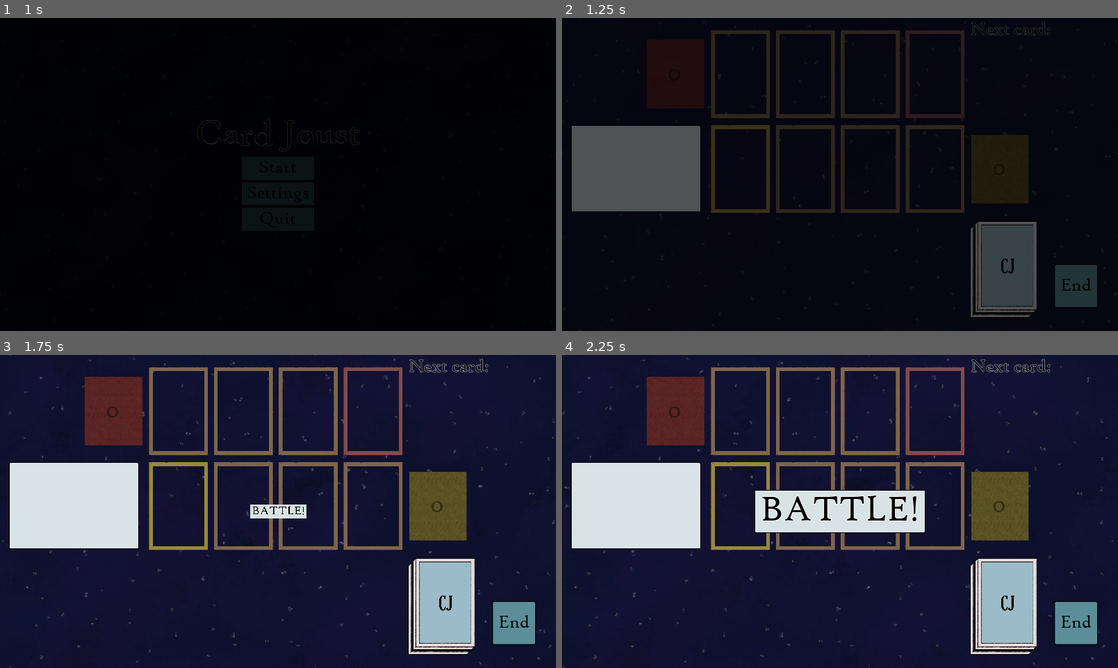
Above: before the commit, frames 1-4 (two rows, left to right).
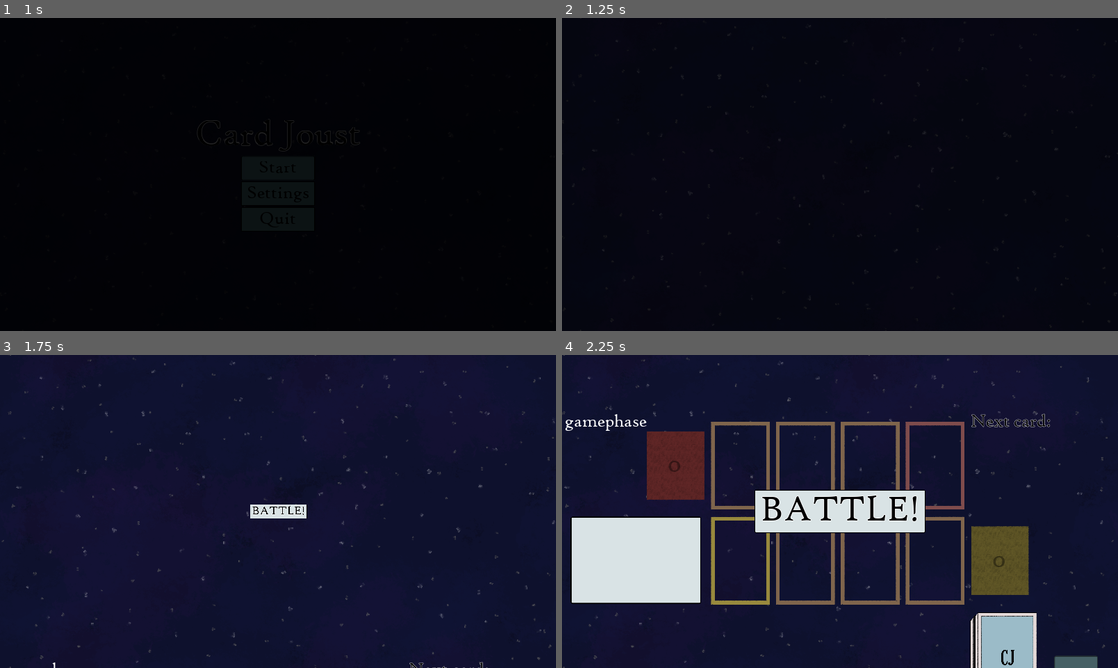
Above: after the commit, the same moments.

Repository: Mikroscopic/card-joust
Game: Godot game, scene res://scenes/scn_ui_main_menu.tscn
The game is run twice, just before and just after one commit, with the same random seed, the same clock (stepped at 60 frames per second) and the same inputs.
Inputs (mouse positions are in pixels of both pictures, inside the frame that each line leads up to):
- Up to frame 1 (1 s): click "Start" at 0.5 s
- Up to frame 2 (1.25 s): no input
- Up to frame 3 (1.75 s): click (511, 624) at 1.25 s, where only the run before the commit has a clickable "End"
- Up to frame 4 (2.25 s): click (1073, 624) at 2 s, where only the run before the commit has a clickable "End"

Frame 1 is identical in both runs. In frame 2, 20% of the frame differs, in the area x 1-97%, y 1-96%; in frame 3, 21%; in frame 4, 24%, in the area x 0-97%, y 1-100%.

Commit message:
Fine tune battle sequence animations

Diff:
--- a/objects/game_hand.tscn
+++ b/objects/game_hand.tscn
@@ -1,7 +1,27 @@
-[gd_scene load_steps=2 format=2]
+[gd_scene load_steps=3 format=2]
 
 [ext_resource path="res://scripts/scene_scripts/game_hand.gd" type="Script" id=1]
 
+[sub_resource type="Animation" id=1]
+resource_name = "slide_offscreen"
+length = 0.2
+tracks/0/type = "value"
+tracks/0/path = NodePath("Cards:position")
+tracks/0/interp = 2
+tracks/0/loop_wrap = true
+tracks/0/imported = false
+tracks/0/enabled = true
+tracks/0/keys = {
+"times": PoolRealArray( 0, 0.2 ),
+"transitions": PoolRealArray( -1.5, 1 ),
+"update": 0,
+"values": [ Vector2( 0, 0 ), Vector2( 0, 350 ) ]
+}
+
 [node name="Hand" type="Node2D"]
 script = ExtResource( 1 )
-margin = 120
+
+[node name="AnimationPlayer" type="AnimationPlayer" parent="."]
+anims/slide_offscreen = SubResource( 1 )
+
+[node name="Cards" type="Node2D" parent="."]
--- a/scenes/scn_card_battle.tscn
+++ b/scenes/scn_card_battle.tscn
@@ -14,7 +14,50 @@
 size = 32
 font_data = ExtResource( 8 )
 
+[sub_resource type="Animation" id=3]
+length = 0.001
+tracks/0/type = "value"
+tracks/0/path = NodePath("Camera2D:offset")
+tracks/0/interp = 1
+tracks/0/loop_wrap = true
+tracks/0/imported = false
+tracks/0/enabled = true
+tracks/0/keys = {
+"times": PoolRealArray( 0 ),
+"transitions": PoolRealArray( 1 ),
+"update": 0,
+"values": [ Vector2( 0, -1080 ) ]
+}
+
+[sub_resource type="Animation" id=2]
+resource_name = "scene_slide_in"
+tracks/0/type = "value"
+tracks/0/path = NodePath(".:position")
+tracks/0/interp = 2
+tracks/0/loop_wrap = true
+tracks/0/imported = false
+tracks/0/enabled = true
+tracks/0/keys = {
+"times": PoolRealArray( 0, 1 ),
+"transitions": PoolRealArray( -2, 1 ),
+"update": 0,
+"values": [ Vector2( 0, 1080 ), Vector2( 0, 0 ) ]
+}
+tracks/1/type = "value"
+tracks/1/path = NodePath("Camera2D:offset")
+tracks/1/interp = 2
+tracks/1/loop_wrap = true
+tracks/1/imported = false
+tracks/1/enabled = true
+tracks/1/keys = {
+"times": PoolRealArray( 0, 1 ),
+"transitions": PoolRealArray( -2, 1 ),
+"update": 0,
+"values": [ Vector2( 0, -1080 ), Vector2( 0, 0 ) ]
+}
+
 [node name="ScnCardBattle" type="Node2D"]
+position = Vector2( 0, 1080 )
 script = ExtResource( 1 )
 
 [node name="GameBoard" parent="." instance=ExtResource( 2 )]
@@ -43,20 +86,6 @@
 align = 1
 valign = 1
 
-[node name="LabelNextCard" type="Label" parent="."]
-margin_left = 1400.0
-margin_top = 10.0
-margin_right = 1700.0
-margin_bottom = 80.0
-rect_min_size = Vector2( 300, 70 )
-theme = ExtResource( 6 )
-custom_fonts/font = ExtResource( 9 )
-text = "Next card:"
-align = 1
-
-[node name="Position2D" type="Position2D" parent="LabelNextCard"]
-position = Vector2( 150, 200 )
-
 [node name="HintBox" type="PanelContainer" parent="."]
 margin_left = 30.0
 margin_top = 370.0
@@ -78,6 +107,7 @@
 margin_right = 1850.0
 margin_bottom = 1000.0
 theme = ExtResource( 6 )
+disabled = true
 text = "End"
 
 [node name="GameDeck" parent="." instance=ExtResource( 4 )]
@@ -85,6 +115,20 @@
 scale = Vector2( 0.8, 0.8 )
 
 [node name="BoardCards" type="Node2D" parent="."]
+
+[node name="LabelNextCard" type="Label" parent="."]
+margin_left = 1400.0
+margin_top = 10.0
+margin_right = 1700.0
+margin_bottom = 80.0
+rect_min_size = Vector2( 300, 70 )
+theme = ExtResource( 6 )
+custom_fonts/font = ExtResource( 9 )
+text = "Next card:"
+align = 1
+
+[node name="Position2D" type="Position2D" parent="LabelNextCard"]
+position = Vector2( 150, 200 )
 
 [node name="GameHand" parent="." instance=ExtResource( 3 )]
 position = Vector2( 200, 880 )
@@ -94,10 +138,10 @@
 
 [node name="Camera2D" type="Camera2D" parent="."]
 position = Vector2( 960, 540 )
+offset = Vector2( 0, -1080 )
 current = true
 
 [node name="DebugGamePhase" type="Label" parent="."]
-visible = false
 margin_left = 10.0
 margin_top = 10.0
 margin_right = 302.0
@@ -106,6 +150,10 @@
 custom_colors/font_color = Color( 1, 1, 1, 1 )
 text = "gamephase"
 
+[node name="AnimationPlayer" type="AnimationPlayer" parent="."]
+anims/RESET = SubResource( 3 )
+anims/scene_slide_in = SubResource( 2 )
+
 [connection signal="next_phase_triggered" from="." to="." method="_on_next_phase_triggered"]
 [connection signal="player_lost" from="." to="." method="_on_ScnCardBattle_player_lost"]
 [connection signal="player_won" from="." to="." method="_on_ScnCardBattle_player_won"]
--- a/scripts/scene_scripts/game_card.gd
+++ b/scripts/scene_scripts/game_card.gd
@@ -108,8 +108,9 @@
 			n.set_theme(THEME_STATS)
 
 
-func slide_to_position(pos, time):
-	time = time / SettingsController.graphics_animation_timescale
+func slide_to_position(pos, time, ignore_timescale = false):
+	if !ignore_timescale:
+		time = time / SettingsController.graphics_animation_timescale
 	$Tween.interpolate_property(self, "global_position", global_position, pos, time, Tween.TRANS_LINEAR)
 	$Tween.start()
 	yield($Tween, "tween_completed")
--- a/scripts/scene_scripts/game_card_player.gd
+++ b/scripts/scene_scripts/game_card_player.gd
@@ -20,22 +20,21 @@
 
 
 func _physics_process(delta):
-	var s = SettingsController.graphics_animation_timescale
 	if Input.is_action_just_pressed("mouse_left") and _is_selected:
 		emit_signal("played", self)
-		$Tween.interpolate_property($CardVisual, "position", $CardVisual.position, Vector2(0, 0), 0.1 / s)
+		$Tween.interpolate_property($CardVisual, "position", $CardVisual.position, Vector2(0, 0), 0.1)
 		$Tween.start()
 		_is_shown_selected = false
 
 	if is_in_hand and _is_selected and not _is_shown_selected:
 		z_index = get_parent().get_child_count()
-		$Tween.interpolate_property($CardVisual, "position", Vector2(0, 0), Vector2(0, -20), 0.1 / s)
+		$Tween.interpolate_property($CardVisual, "position", Vector2(0, 0), Vector2(0, -20), 0.1)
 		$Tween.start()
 		_is_shown_selected = true
 
 	if is_in_hand and not _is_selected and _is_shown_selected:
 		z_index = get_index()
-		$Tween.interpolate_property($CardVisual, "position", Vector2(0, -20), Vector2(0, 0), 0.1 / s)
+		$Tween.interpolate_property($CardVisual, "position", Vector2(0, -20), Vector2(0, 0), 0.1)
 		$Tween.start()
 		_is_shown_selected = false
 
--- a/scripts/scene_scripts/game_hand.gd
+++ b/scripts/scene_scripts/game_hand.gd
@@ -1,6 +1,8 @@
 extends Node2D
 # The player's hand in battle, with the cards they can play in the current turn.
 
+
+var active setget set_active
 
 var _cards = []
 var _card_positions = []
@@ -9,17 +11,17 @@
 
 func addCard(card):
 	var card_pos = card.global_position
-	add_child(card)
+	$Cards.add_child(card)
 	card.global_position = card_pos
 	_cards.append(card)
 	_card_positions.append(Vector2(0, 0))
-	calc_card_positions()
+	yield(calc_card_positions(), "completed")
 	card.is_in_hand = true
 
 func removeCard(card):
 	var index = _cards.find(card)
 	_cards.remove(index)
-	remove_child(card)
+	$Cards.remove_child(card)
 	_card_positions.remove(index)
 	calc_card_positions()
 	card.is_in_hand = false
@@ -34,6 +36,14 @@
 		card_pos.x = x
 		card_pos = card_pos + global_position
 		_card_positions[i] = card_pos
-		_cards[i].slide_to_position(card_pos, 0.1)
+		_cards[i].slide_to_position(card_pos, 0.1, true)
 		_cards[i].z_index = _cards[i].get_index()
 		x += _card_margin
+	yield(get_tree().create_timer(0.15), "timeout")
+
+
+func set_active(value):
+	for card in _cards:
+		card.find_node("CollisionShape2D").set_deferred("disabled", !value)
+	$AnimationPlayer.play("slide_offscreen", -1, -1 if value else 1, value)
+	yield($AnimationPlayer, "animation_finished")
--- a/scripts/scene_scripts/scn_card_battle.gd
+++ b/scripts/scene_scripts/scn_card_battle.gd
@@ -82,6 +82,7 @@
 func begin_battle():
 	# Wait for scene transition
 	yield(ScnUiOverlay.find_node("Tween"), "tween_all_completed")
+	$AnimationPlayer.play("scene_slide_in")
 	ScnUiOverlay.show()
 	yield(ScnUiOverlay.animate_popup("battle_begin"), "completed")
 	ScnUiOverlay.hide_popup()
@@ -96,13 +97,15 @@
 	# Shuffle the deck
 	$GameDeck.shuffle()
 	# Draw cards for player's initial hand
-	for i in range(2):
+	for i in range(3):
 		draw_card()
-		yield(get_tree().create_timer(0.2 / SettingsController.graphics_animation_timescale), "timeout")
+		yield(get_tree().create_timer(0.2 / SettingsController.graphics_animation_timescale, false), "timeout")
 
 	enemy_choose_next_card()
 
-	emit_signal("next_phase_triggered", 0)
+	#emit_signal("next_phase_triggered", 0)
+	$DebugGamePhase.text = "player play"
+	$ButtonEndTurn.disabled = false
 
 
 func generate_card(owner:int = 0):
@@ -246,25 +249,27 @@
 	match _game_phase:
 		0:	# player play card
 			$DebugGamePhase.text = "player play"
-			$GameHand.show()
+			yield($GameHand.set_active(true), "completed")
 			draw_card()
 			$ButtonEndTurn.disabled = false
 
 		1:	# player attack
 			$DebugGamePhase.text = "player attack"
-			$GameHand.hide()
+			$GameHand.active = false
 			$ButtonEndTurn.disabled = true
 
 			yield(make_cards_attack(player_lane_cards), "completed")
 
-			yield(get_tree().create_timer(0.5 / SettingsController.graphics_animation_timescale), "timeout")
+			if player_lane_cards.count(null) != len(player_lane_cards):
+				yield(get_tree().create_timer(0.5, false), "timeout")
 			emit_signal("next_phase_triggered", 2)
 		2:	# player move
 			$DebugGamePhase.text = "player move"
 
 			yield(move_cards(player_lane_cards), "completed")
 
-			yield(get_tree().create_timer(1.0 / SettingsController.graphics_animation_timescale), "timeout")
+			if player_lane_cards.count(null) != len(player_lane_cards):
+				yield(get_tree().create_timer(0.5, false), "timeout")
 			if _scores[0] >= SCORE_GOAL:
 				emit_signal("player_won")
 			else:
@@ -274,24 +279,27 @@
 
 			if _enemy_queued_card and enemy_lane_cards[0] == null:
 				_enemy_hand.erase(_enemy_queued_card)
-				yield(enemy_play_card(_enemy_queued_card), "completed")
+				var card = _enemy_queued_card
 				_enemy_queued_card = null
-
-			yield(get_tree().create_timer(0.5 / SettingsController.graphics_animation_timescale), "timeout")
+				yield(enemy_play_card(card), "completed")
+				yield(get_tree().create_timer(0.5, false), "timeout")
+
 			emit_signal("next_phase_triggered", 4)
 		4:	#enemy attack
 			$DebugGamePhase.text = "opponent attack"
 
 			yield(make_cards_attack(enemy_lane_cards), "completed")
 
-			yield(get_tree().create_timer(0.5 / SettingsController.graphics_animation_timescale), "timeout")
+			if enemy_lane_cards.count(null) != len(enemy_lane_cards):
+				yield(get_tree().create_timer(0.5, false), "timeout")
 			emit_signal("next_phase_triggered", 5)
 		5:	# enemy move
 			$DebugGamePhase.text = "opponent move"
 
 			yield(move_cards(enemy_lane_cards), "completed")
 
-			yield(get_tree().create_timer(1.0 / SettingsController.graphics_animation_timescale), "timeout")
+			if enemy_lane_cards.count(null) != len(enemy_lane_cards):
+				yield(get_tree().create_timer(0.5, false), "timeout")
 			if _scores[1] >= SCORE_GOAL:
 				emit_signal("player_lost")
 			else:
@@ -327,7 +335,7 @@
 	$BoardCards.add_child(card)
 	card.scale = Vector2(0.8, 0.8)
 	card.global_position = card_pos
-	card.slide_to_position(player_lane_spaces[0].find_node("CenterPoint").global_position, 0.25)
+	card.slide_to_position(player_lane_spaces[0].find_node("CenterPoint").global_position, 0.15, true)
 	card.perform_played()
 
 
--- a/scripts/scene_scripts/scn_ui_overlay.gd
+++ b/scripts/scene_scripts/scn_ui_overlay.gd
@@ -38,7 +38,7 @@
 			)
 			$Tween.start()
 			yield($Tween, "tween_completed")
-			yield(get_tree().create_timer(1.0), "timeout")
+			yield(get_tree().create_timer(1.0, false), "timeout")
 		_:
 			yield(get_tree(), "idle_frame")
 
Not shown: 1 places in scenes/scn_card_battle.tscn that only renumber resources
